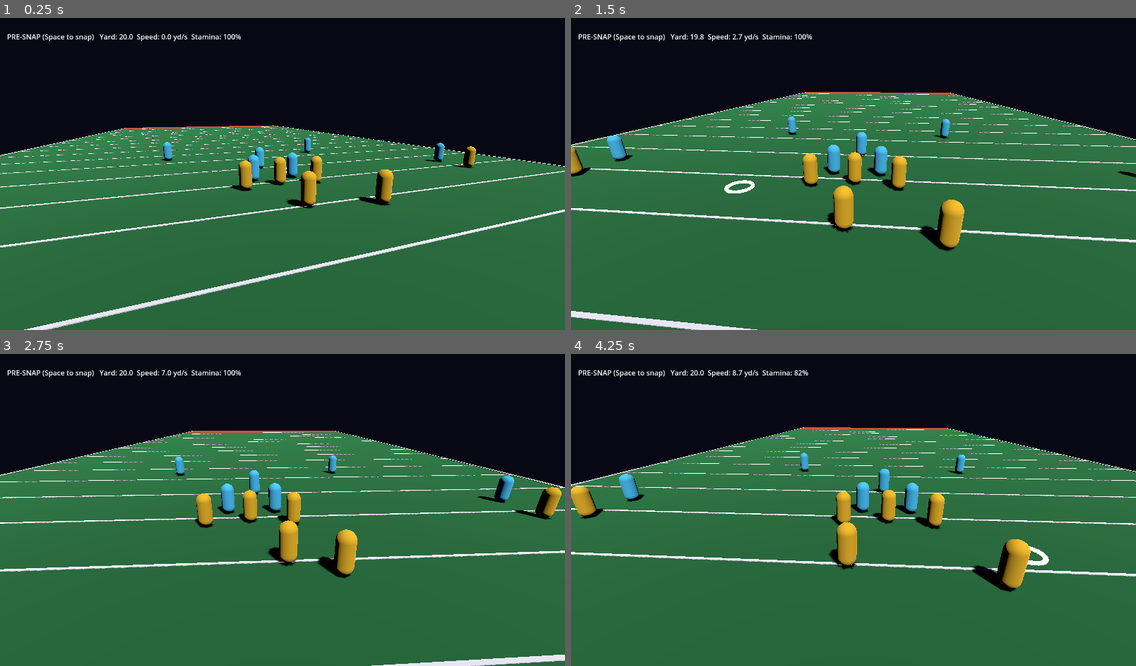
Above: before the commit, frames 1-4 (two rows, left to right).
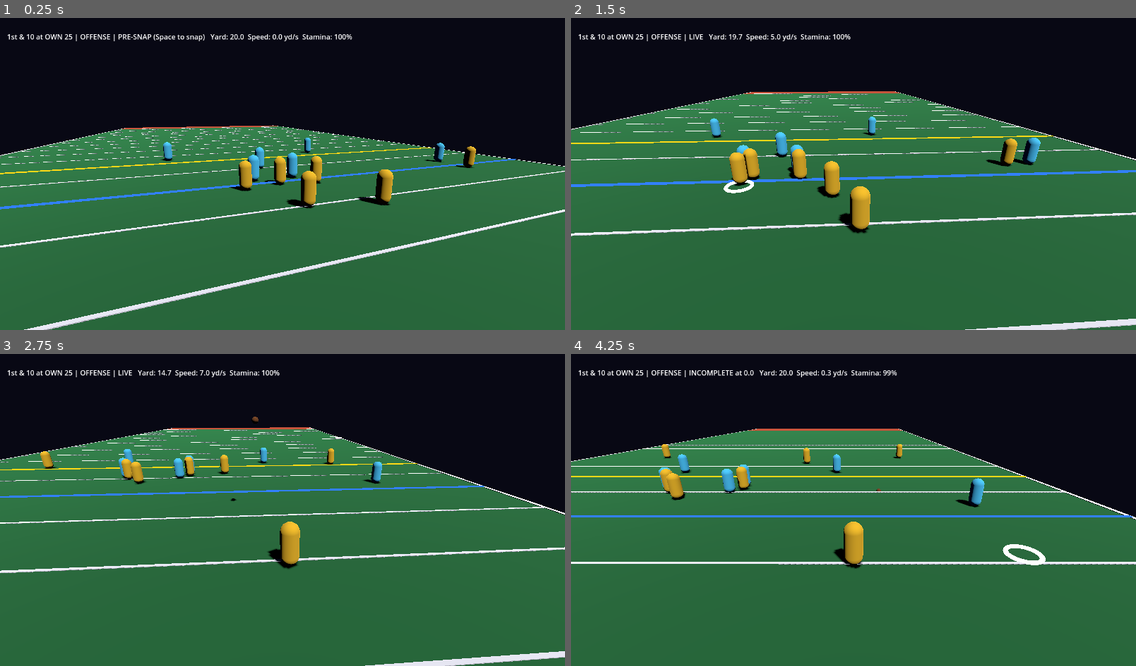
Above: after the commit, the same moments.

Repository: ZeratulAuditore/CraterBowl
Game: Godot game, scene res://scenes/main.tscn
The game is run twice, just before and just after one commit, with the same random seed, the same clock (stepped at 60 frames per second) and the same inputs.
Inputs (mouse positions are in pixels of both pictures, inside the frame that each line leads up to):
- Up to frame 1 (0.25 s): no input
- Up to frame 2 (1.5 s): tap Enter at 0.5 s; move the mouse to (977, 155) at 0.52 s; hold D 0.53-1.28 s; tap R at 0.6, 1.35 s; click (977, 155) at 0.67 s; tap Space at 0.77 s; move the mouse to (740, 186) at 1.27 s; hold S from 1.28 s (still down)
- Up to frame 3 (2.75 s): tap Space at 1.52 s; move the mouse to (339, 438) at 2.02 s; release S at 2.03 s; hold D from 2.03 s (still down); tap J at 2.1 s; tap R at 2.3 s
- Up to frame 4 (4.25 s): move the mouse to (825, 572) at 2.77 s; release D at 2.78 s; hold W 2.78-3.53 s; tap E at 2.85 s; click (825, 572) at 2.92 s; tap Space at 3.02, 3.77 s; tap R at 3.05, 3.8 s; move the mouse to (1023, 553) at 3.52 s; hold A from 3.53 s (still down); hold Shift from 3.53 s (still down)

The runs differ from the first frame. In frame 1, 1.5% of the frame differs, in the area x 0-92%, y 5-62%; in frame 2, 15%; in frame 3, 11%; in frame 4, 15%, in the area x 0-100%, y 5-77%.

Commit message:
iter 007: A07 downs, match flow, two-way athletes, AI QB
Co-Authored-By: Claude Opus 5.5 <noreply@anthropic.com>

Diff:
--- a/src/game/main.gd
+++ b/src/game/main.gd
@@ -7,6 +7,8 @@
 const PlayerNode := preload("res://src/game/player.gd")
 const Passing := preload("res://src/sim/passing.gd")
 const AI := preload("res://src/sim/ai.gd")
+const Match := preload("res://src/sim/match.gd")
+const NEXT_PLAY_DELAY := 2.0
 const T := preload("res://src/sim/tuning.gd")
 const ARC_DOTS := 24
 
@@ -26,6 +28,12 @@
 var aim_point := Vector2(26, 45)
 var ai := AI.new()
 var last_whistle := ""
+var series: Match
+var my_id := -1          # the human's athlete (QB on offense, LB on defense)
+var dead_t := 0.0
+var auto_next := true
+var los_marker: MeshInstance3D
+var fd_marker: MeshInstance3D
 var camera: Camera3D
 var hud: Label
 
@@ -37,8 +45,11 @@
 	_build_field()
 	_spawn_teams()
 	_build_aim_visuals()
-	world.setup_formation(25.0)
+	series = Match.new(world)
+	series.start(0, 25.0)
 	world.event.connect(_on_world_event)
+	los_marker = _marker(Color(0.2, 0.5, 1.0), "LOSMarker")
+	fd_marker = _marker(Color(1.0, 0.85, 0.1), "FirstDownMarker")
 	for v in views:
 		v.sync()
 	camera = Camera3D.new()
@@ -56,17 +67,19 @@
 func _spawn_teams() -> void:
 	var cx: float = field.width / 2.0
 	var R := Athlete.Role
-	var offense := [[R.C, 0.0], [R.QB, 0.0], [R.WR, -18.0], [R.WR, 18.0], [R.RB, 4.0], [R.OL, -2.5], [R.OL, 2.5]]
-	var defense := [[R.DL, -1.5], [R.DL, 1.5], [R.LB, 0.0], [R.CB, -18.0], [R.CB, 18.0], [R.S, -8.0], [R.S, 8.0]]
+	# Two-way athletes: [offense role, x offset, defense role, x offset]
+	var pairs := [[R.C, 0.0, R.DL, -1.5], [R.QB, 0.0, R.LB, 0.0], [R.WR, -18.0, R.CB, -18.0], [R.WR, 18.0, R.CB, 18.0],
+		[R.RB, 4.0, R.S, -8.0], [R.OL, -2.5, R.DL, 1.5], [R.OL, 2.5, R.S, 8.0]]
 	for t in 2:
-		for e in (offense if t == 0 else defense):
-			var a := world.add_athlete(t, e[0], Vector2(cx + e[1], 0))
+		for p in pairs:
+			var a := world.add_two_way(t, p[0], cx + p[1], p[2], cx + p[3])
 			var v := PlayerNode.new()
 			v.name = "Athlete%d" % a.id
 			v.setup(a, TEAM_COLORS[t])
 			add_child(v)
 			views.append(v)
-	controlled_id = world.find_role(0, R.QB).id
+	my_id = world.find_role(0, R.QB).id
+	controlled_id = my_id
 	player = views[controlled_id]
 	ball_view = MeshInstance3D.new()
 	ball_view.name = "Ball"
@@ -163,6 +176,25 @@
 	if n == "catch" and world.get_athlete(d["by"]).team == world.offense_team:
 		set_controlled(d["by"])
 
+func _marker(c: Color, n: String) -> MeshInstance3D:
+	var mi := MeshInstance3D.new()
+	var bm := BoxMesh.new()
+	bm.size = Vector3(field.width, 0.13, 0.25)
+	var m := StandardMaterial3D.new()
+	m.albedo_color = c
+	m.shading_mode = BaseMaterial3D.SHADING_MODE_UNSHADED
+	bm.material = m
+	mi.mesh = bm
+	mi.name = n
+	add_child(mi)
+	return mi
+
+func next_play() -> void:
+	series.next_play()
+	dead_t = 0.0
+	last_whistle = ""
+	set_controlled(my_id)
+
 func set_controlled(id: int) -> void:
 	controlled_id = id
 	player = views[id]
@@ -187,13 +219,16 @@
 			world.tackle(controlled_id)
 		elif e.keycode == KEY_J:
 			_set_charging(true)
-		elif e.keycode == KEY_R:
-			world.setup_formation(world.los_y)
-			set_controlled(world.find_role(world.offense_team, Athlete.Role.QB).id)
+		elif e.keycode == KEY_R and world.phase == World.Phase.DEAD:
+			next_play()
 
 func _physics_process(delta: float) -> void:
 	if charging:
 		charge = minf(1.0, charge + delta / T.THROW_CHARGE_TIME)
+	if world.phase == World.Phase.DEAD and auto_next:
+		dead_t += delta
+		if dead_t >= NEXT_PLAY_DELAY:
+			next_play()
 	var inputs := ai.think(world, [controlled_id])
 	inputs[controlled_id] = {"dir": read_input(), "sprint": Input.is_key_pressed(KEY_SHIFT)}
 	world.step(inputs, delta)
@@ -203,6 +238,9 @@
 	ball_view.position = Vector3(b.x, b.z, -b.y)
 	_update_aim()
 	_update_arc()
+	los_marker.position = Vector3(field.width / 2.0, 0.0, -series.downs.los)
+	fd_marker.position = Vector3(field.width / 2.0, 0.0, -series.downs.first_down_y)
+	fd_marker.visible = not series.downs.is_goal_to_go()
 
 func _process(delta: float) -> void:
 	var target := player.global_position
@@ -210,9 +248,13 @@
 	camera.global_position = camera.global_position.lerp(desired, clampf(delta * 6.0, 0.0, 1.0))
 	camera.look_at(target + Vector3(0, 1, -4))
 	var m = player.athlete
-	var phase_name: String = ["PRE-SNAP (Space to snap)", "LIVE", "DEAD (R to reset)"][world.phase]
+	var side := "OFFENSE" if world.offense_team == 0 else "DEFENSE (E/RMB to tackle)"
+	var phase_name: String = ["PRE-SNAP (Space to snap)", "LIVE", "DEAD"][world.phase]
+	if world.offense_team != 0 and world.phase == World.Phase.PRESNAP:
+		phase_name = "PRE-SNAP (Space: let them snap)"
 	if world.phase == World.Phase.DEAD and last_whistle != "":
-		phase_name = "%s at %.1f - R to reset" % [last_whistle, world.dead_ball_spot.y]
+		phase_name = "%s at %.1f" % [last_whistle, world.dead_ball_spot.y]
+	phase_name = "%s | %s | %s" % [series.downs.label(), side, phase_name]
 	var charge_txt := ("   THROW %d%%" % int(charge * 100)) if charging else ""
 	hud.text = charge_txt + "\n" + "%s   Yard: %.1f  Speed: %.1f yd/s  Stamina: %d%%%s" % [
 		phase_name, m.position.y, m.speed(), int(m.stamina * 100), "  (WINDED)" if m.sprint_locked else ""]
--- a/src/sim/ai.gd
+++ b/src/sim/ai.gd
@@ -4,6 +4,7 @@
 
 const T := preload("res://src/sim/tuning.gd")
 const Athlete := preload("res://src/sim/athlete.gd")
+const Passing := preload("res://src/sim/passing.gd")
 
 var defense_enabled := true
 var offense_enabled := true
@@ -19,7 +20,11 @@
 		if human_ids.has(a.id):
 			continue
 		if a.team == world.offense_team:
-			if not offense_enabled or world.ball.is_held_by(a.id):
+			if not offense_enabled:
+				continue
+			if world.ball.is_held_by(a.id):
+				if a.role == Athlete.Role.QB and not world.forward_pass_thrown:
+					_qb_decide(world, a)
 				continue
 			if a.role == Athlete.Role.WR or a.role == Athlete.Role.RB:
 				out[a.id] = {"dir": _avoid(world, a, Vector2(0, 1)), "sprint": false}
@@ -34,6 +39,33 @@
 				a.facing = (c.position - a.position).normalized()
 				world.tackle(a.id)
 	return out
+
+## Throw to the most open eligible receiver after QB_THROW_TIME, or early under pressure.
+func _qb_decide(world, qb) -> void:
+	var pressure := INF
+	for d in world.athletes:
+		if d.team != world.offense_team:
+			pressure = minf(pressure, d.position.distance_to(qb.position))
+	if world.play_time < T.AI_QB_THROW_TIME and pressure > T.AI_QB_PRESSURE:
+		return
+	var best = null
+	var best_sep := -INF
+	for r in world.athletes:
+		if r.team != world.offense_team or r.id == qb.id or not world.is_eligible_receiver(r):
+			continue
+		if r.position.y <= world.los_y:
+			continue
+		var sep := INF
+		for d in world.athletes:
+			if d.team != world.offense_team:
+				sep = minf(sep, d.position.distance_to(r.position))
+		if sep > best_sep:
+			best_sep = sep
+			best = r
+	if best == null:
+		return
+	var from := Vector3(qb.position.x, qb.position.y, T.RELEASE_HEIGHT)
+	world.throw(qb.id, Passing.lead_target(from, best.position, best.velocity, 0.85), 0.85)
 
 ## Steer around an opponent standing directly in the running lane.
 func _avoid(world, a, dir: Vector2) -> Vector2:
--- a/src/sim/athlete.gd
+++ b/src/sim/athlete.gd
@@ -8,7 +8,11 @@
 var role: Role = Role.WR
 var dive_t := 0.0
 var recover_t := 0.0
-var home_x := 0.0          # formation x (spawn x); restored every setup_formation
+var home_x := 0.0          # formation x for the current side
+var off_role: Role = Role.WR
+var def_role: Role = Role.LB
+var off_x := 0.0
+var def_x := 0.0
 var engaged_with := -1   # id of blocker (on defender) or defender (on blocker)
 var engage_t := 0.0
 var immune_t := 0.0
@@ -19,6 +23,15 @@
 	team = p_team
 	role = p_role
 	home_x = start.x
+	off_role = p_role
+	def_role = p_role
+	off_x = start.x
+	def_x = start.x
+
+## Switch to this side's role + formation x.
+func set_side(on_offense: bool) -> void:
+	role = off_role if on_offense else def_role
+	home_x = off_x if on_offense else def_x
 
 func is_diving() -> bool:
 	return dive_t > 0.0
--- /dev/null
+++ b/src/sim/downs.gd
@@ -0,0 +1,47 @@
+extends RefCounted
+## Downs rules engine. Offense-frame yards: 0 = offense's own goal line,
+## 100 = opponent goal line. Pure + deterministic.
+
+const GOAL := 100.0
+
+var offense_team := 0
+var down := 1
+var los := 25.0
+var first_down_y := 35.0
+
+func reset(team: int, at: float) -> void:
+	offense_team = team
+	down = 1
+	los = at
+	first_down_y = minf(at + 10.0, GOAL)
+
+func distance() -> float:
+	return first_down_y - los
+
+func is_goal_to_go() -> bool:
+	return first_down_y >= GOAL
+
+## result: {"type": "tackle"|"out_of_bounds"|"incomplete", "spot": float (offense frame)}
+## Returns {"outcome": "first_down"|"next_down"|"turnover_on_downs", ...}
+func apply(result: Dictionary) -> Dictionary:
+	var spot := los
+	if result.get("type", "") != "incomplete":
+		spot = clampf(result.get("spot", los), 1.0, GOAL - 1.0)
+	if spot >= first_down_y:
+		reset(offense_team, spot)
+		return {"outcome": "first_down", "los": los}
+	down += 1
+	los = spot
+	if down > 4:
+		reset(1 - offense_team, GOAL - spot)
+		return {"outcome": "turnover_on_downs", "los": los, "offense": offense_team}
+	return {"outcome": "next_down", "los": los, "down": down}
+
+static func ordinal(n: int) -> String:
+	return ["1st", "2nd", "3rd", "4th"][clampi(n - 1, 0, 3)]
+
+func label() -> String:
+	var dist := "Goal" if is_goal_to_go() else str(maxi(1, int(round(distance()))))
+	var yl := int(round(los))
+	var where := ("OWN %d" % yl) if yl <= 50 else ("OPP %d" % (100 - yl))
+	return "%s & %s at %s" % [ordinal(down), dist, where]
--- /dev/null
+++ b/src/sim/match.gd
@@ -0,0 +1,40 @@
+extends RefCounted
+## Match flow layer: World (one play) + Downs (series). Score/clock come in A08/A09.
+
+const World := preload("res://src/sim/world.gd")
+const Downs := preload("res://src/sim/downs.gd")
+
+signal match_event(name: String, data: Dictionary)
+
+var world: World
+var downs := Downs.new()
+var last_result := {}
+var last_outcome := {}
+
+func _init(w: World) -> void:
+	world = w
+	world.event.connect(_on_world_event)
+
+func start(offense: int = 0, los: float = 25.0) -> void:
+	downs.reset(offense, los)
+	world.set_offense(offense)
+	world.setup_formation(los)
+
+func _on_world_event(n: String, d: Dictionary) -> void:
+	match n:
+		"tackle", "out_of_bounds":
+			last_result = {"type": n, "spot": d["spot"].y}
+		"incomplete":
+			last_result = {"type": "incomplete"}
+
+## Apply the last play's result and line up for the next snap.
+func next_play() -> Dictionary:
+	if last_result.is_empty():
+		last_result = {"type": "incomplete"}
+	last_outcome = downs.apply(last_result)
+	last_result = {}
+	if downs.offense_team != world.offense_team:
+		world.set_offense(downs.offense_team)
+	world.setup_formation(downs.los)
+	match_event.emit(last_outcome["outcome"], last_outcome)
+	return last_outcome
--- a/src/sim/tuning.gd
+++ b/src/sim/tuning.gd
@@ -55,3 +55,7 @@
 const BLOCK_HOLD := 1.5
 const BLOCK_IMMUNITY := 0.75
 const BLOCKER_BEATEN := 1.5   # after a shed, the blocker cannot re-engage for this long
+
+# AI QB
+const AI_QB_THROW_TIME := 2.0
+const AI_QB_PRESSURE := 3.0
--- a/src/sim/world.gd
+++ b/src/sim/world.gd
@@ -27,10 +27,26 @@
 var dead_ball_spot := Vector2.ZERO
 var play_time := 0.0
 
+## role/pos are for the athlete's current side. Optional two-way setup:
+## off/def roles + x via set_two_way().
 func add_athlete(team: int, role: int, pos: Vector2) -> Athlete:
 	var a := Athlete.new(athletes.size(), team, role, pos, field)
 	athletes.append(a)
 	return a
+
+func add_two_way(team: int, off_role: int, off_x: float, def_role: int, def_x: float) -> Athlete:
+	var a := add_athlete(team, off_role, Vector2(off_x, 0))
+	a.off_role = off_role
+	a.def_role = def_role
+	a.off_x = off_x
+	a.def_x = def_x
+	a.set_side(team == offense_team)
+	return a
+
+func set_offense(team: int) -> void:
+	offense_team = team
+	for a in athletes:
+		a.set_side(a.team == team)
 
 func get_athlete(id: int) -> Athlete:
 	return athletes[id] if id >= 0 and id < athletes.size() else null
--- a/tests/game_flow.gd
+++ b/tests/game_flow.gd
@@ -8,6 +8,8 @@
 var steps: Array = []
 var caught_by := -1
 var tackled := false
+var spot := 0.0
+var series_events := 0
 var wr_id := -1
 
 func check(cond: bool, msg: String) -> void:
@@ -18,9 +20,12 @@
 func _initialize() -> void:
 	main = load("res://scenes/main.tscn").instantiate()
 	root.add_child(main)
+	main.auto_next = false
+	# scripted steps drive play changes; auto-advance checked at the end
 	main.world.event.connect(func(n, d): if n == "catch": caught_by = d["by"])
 	main.world.event.connect(func(n, d): if n == "tackle" and caught_by >= 0: tackled = true)
 	steps = [
+		[2, func(): main.series.match_event.connect(func(_n, _d): series_events += 1)],  # series exists after _ready
 		[5, func(): check(main.world.phase == main.World.Phase.PRESNAP, "starts presnap")],
 		[6, func(): check(main.world.snap(), "snap")],
 		[40, func(): check(main.world.ball.is_held_by(main.controlled_id), "QB has ball")],
@@ -30,7 +35,7 @@
 		[82, func(): check(main.world.forward_pass_thrown, "pass thrown")],
 		[400, func(): check(main.world.phase == main.World.Phase.DEAD, "incomplete ends play")],
 		# A04: reset, snap, lead a pass to a WR running his go route -> catch + control switch
-		[401, func(): main.world.setup_formation(25.0); main.set_controlled(main.world.find_role(0, main.Athlete.Role.QB).id)],
+		[401, func(): main.next_play(); check(main.series.downs.down == 2, "incomplete -> 2nd down"); check(main.controlled_id == main.my_id, "control back to my athlete")],
 		[402, func(): main.world.snap()],
 		[480, func(): _lead_to_wr()],
 		[481, func(): main._set_charging(true)],
@@ -39,6 +44,11 @@
 		[800, func(): check(caught_by >= 0, "WR caught it"); check(main.controlled_id == caught_by, "control switched to receiver")],
 		# A05: idle receiver gets run down by AI pursuit and tackled
 		[1300, func(): check(tackled, "AI defender tackled the carrier"); check(main.world.phase == main.World.Phase.DEAD, "whistle: play dead"); check(main.last_whistle == "TACKLE", "HUD whistle reason")],
+		# A07: next play at the tackle spot with correct down
+		[1301, func(): spot = main.world.dead_ball_spot.y; main.next_play()],
+		[1302, func(): check(absf(main.world.los_y - clampf(spot, 1, 99)) < 0.01, "LOS moved to tackle spot"); check(main.series.downs.down == 1 if spot >= 35.0 else main.series.downs.down == 3, "down advanced correctly (spot %.1f, %s)" % [spot, main.series.downs.label()]); check(main.hud.text.find(" & ") >= 0, "HUD shows down & distance")],
+		[1303, func(): main.world.snap(); main.auto_next = true; series_events = 0],
+		[2400, func(): check(series_events >= 1, "auto next play fired after whistle (%d)" % series_events)],
 	]
 
 func _lead_to_wr() -> void:
@@ -51,6 +61,10 @@
 	main.aim_point = main.Passing.lead_target(from, wr.position + wr.velocity * t_extra, wr.velocity, p)
 
 func _physics_process(_dt: float) -> bool:
+	if steps.is_empty():  # _initialize failed: never hang
+		print("GAME FLOW FAIL (setup error)")
+		quit(1)
+		return true
 	frame += 1
 	for s in steps:
 		if s[0] == frame:
--- /dev/null
+++ b/tests/test_downs.gd
@@ -0,0 +1,55 @@
+extends "res://tests/test_case.gd"
+
+const Downs := preload("res://src/sim/downs.gd")
+
+func _d(los: float = 25.0) -> Downs:
+	var d := Downs.new()
+	d.reset(0, los)
+	return d
+
+func test_first_down_on_gain() -> void:
+	var d := _d()
+	var r := d.apply({"type": "tackle", "spot": 37.0})
+	assert_eq(r["outcome"], "first_down")
+	assert_eq(d.down, 1)
+	assert_near(d.los, 37.0)
+	assert_near(d.distance(), 10.0)
+
+func test_goal_to_go() -> void:
+	var d := _d(85.0)
+	d.apply({"type": "tackle", "spot": 95.0})
+	assert_true(d.is_goal_to_go(), "& goal")
+	assert_near(d.first_down_y, 100.0)
+	assert_true(d.label().begins_with("1st & Goal"), d.label())
+
+func test_short_gain_and_loss() -> void:
+	var d := _d()
+	d.apply({"type": "tackle", "spot": 28.0})
+	assert_eq(d.down, 2)
+	assert_near(d.distance(), 7.0)
+	d.apply({"type": "tackle", "spot": 24.0})
+	assert_eq(d.down, 3)
+	assert_near(d.distance(), 11.0)
+
+func test_incomplete_keeps_los() -> void:
+	var d := _d()
+	d.apply({"type": "incomplete"})
+	assert_eq(d.down, 2)
+	assert_near(d.los, 25.0)
+
+func test_turnover_on_downs() -> void:
+	var d := _d(40.0)
+	for i in 3:
+		d.apply({"type": "incomplete"})
+	var r := d.apply({"type": "tackle", "spot": 45.0})
+	assert_eq(r["outcome"], "turnover_on_downs")
+	assert_eq(d.offense_team, 1, "possession flips")
+	assert_near(d.los, 55.0, 0.001, "spot mirrored")
+	assert_eq(d.down, 1)
+
+func test_label() -> void:
+	var d := _d()
+	d.apply({"type": "tackle", "spot": 28.0})
+	assert_eq(d.label(), "2nd & 7 at OWN 28")
+	d.reset(0, 70.0)
+	assert_eq(d.label(), "1st & 10 at OPP 30")
--- /dev/null
+++ b/tests/test_match.gd
@@ -0,0 +1,65 @@
+extends "res://tests/test_case.gd"
+
+const World := preload("res://src/sim/world.gd")
+const Match := preload("res://src/sim/match.gd")
+const Athlete := preload("res://src/sim/athlete.gd")
+const AI := preload("res://src/sim/ai.gd")
+const DT := 1.0 / 60.0
+const R := Athlete.Role
+
+func _match() -> Match:
+	var w := World.new()
+	var cx := w.field.width / 2.0
+	var pairs := [[R.C, 0.0, R.DL, -1.5], [R.QB, 0.0, R.LB, 0.0], [R.WR, -18.0, R.CB, -18.0], [R.WR, 18.0, R.CB, 18.0], [R.RB, 4.0, R.S, -8.0], [R.OL, -2.5, R.DL, 1.5], [R.OL, 2.5, R.S, 8.0]]
+	for t in 2:
+		for p in pairs:
+			w.add_two_way(t, p[0], cx + p[1], p[2], cx + p[3])
+	var m := Match.new(w)
+	m.start(0, 25.0)
+	return m
+
+func test_tackle_sets_next_los() -> void:
+	var m := _match()
+	var w := m.world
+	w.snap()
+	for i in 30: w.step({}, DT)
+	var qb := w.find_role(0, R.QB)
+	qb.position.y = 31.0
+	var lb := w.find_role(1, R.LB)
+	lb.position = qb.position + Vector2(0, 0.95)
+	lb.facing = Vector2(0, -1)
+	w.tackle(lb.id)
+	for i in 30: w.step({}, DT)
+	assert_eq(w.phase, World.Phase.DEAD, "tackled")
+	var out := m.next_play()
+	assert_eq(out["outcome"], "next_down")
+	assert_eq(w.phase, World.Phase.PRESNAP, "presnap")
+	assert_near(w.los_y, m.downs.los, 0.001, "world LOS = downs LOS")
+	assert_true(absf(m.downs.los - 31.0) < 1.0, "spot ~31 (got %f)" % m.downs.los)
+
+func test_turnover_swaps_roles() -> void:
+	var m := _match()
+	var w := m.world
+	for i in 4:
+		w.snap()
+		m.last_result = {"type": "incomplete"}
+		m.next_play()
+	assert_eq(w.offense_team, 1, "team 1 on offense")
+	assert_true(w.find_role(1, R.QB) != null, "team 1 has a QB")
+	assert_true(w.find_role(1, R.C) != null, "team 1 has a C")
+	assert_true(w.find_role(0, R.QB) == null, "team 0 has no QB now")
+	assert_true(w.ball.is_held_by(w.find_role(1, R.C).id), "team 1 C holds ball")
+	assert_near(w.los_y, 75.0, 0.001, "mirrored LOS")
+
+func test_ai_qb_throws() -> void:
+	var m := _match()
+	var w := m.world
+	var ai := AI.new()
+	ai.defense_enabled = false
+	w.snap()
+	var t := 0.0
+	while t < 4.0 and not w.forward_pass_thrown:
+		w.step(ai.think(w, []), DT)
+		t += DT
+	assert_true(w.forward_pass_thrown, "AI QB threw")
+	assert_true(t <= 2.6, "within ~2.5s (t=%f)" % t)
Not shown, changed: FEATURES.md
Not shown, changed: ITERATIONS.md
Not shown, added: docs/iterations/007-downs.md
Not shown, changed: scripts/smoke.sh
